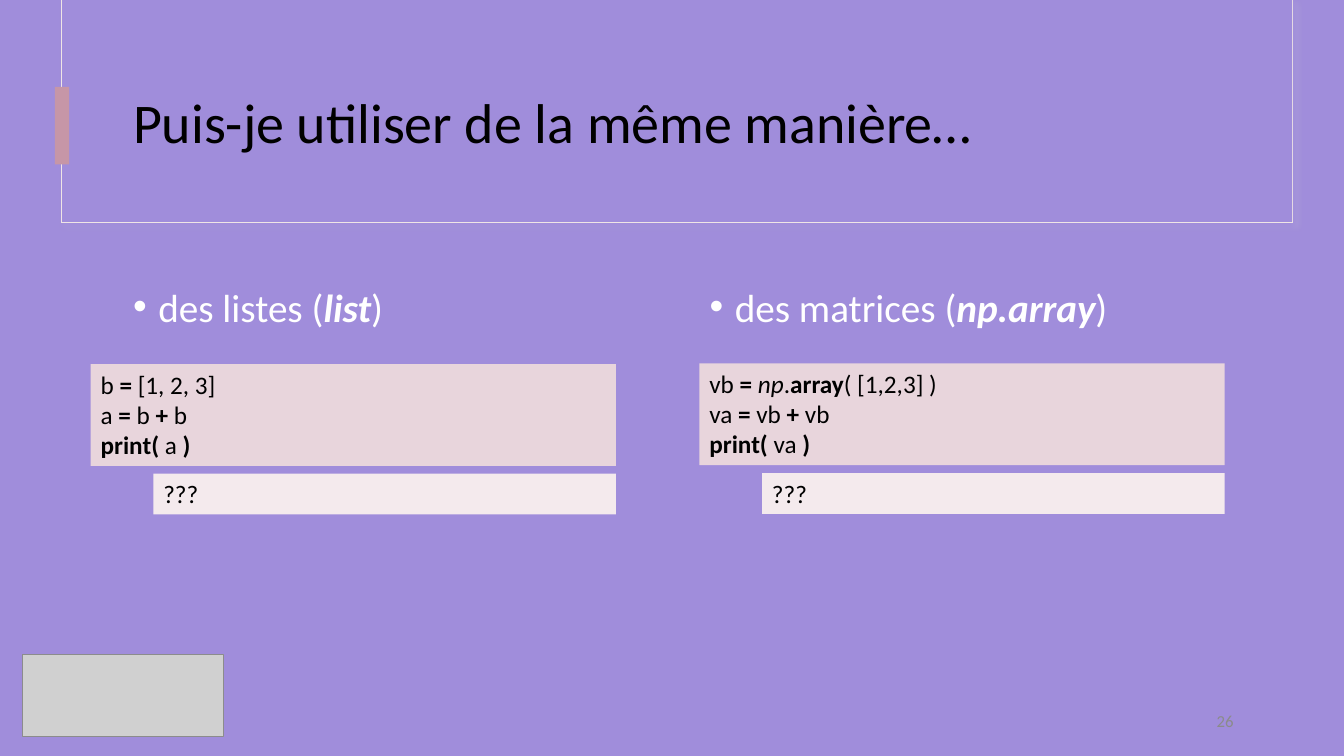
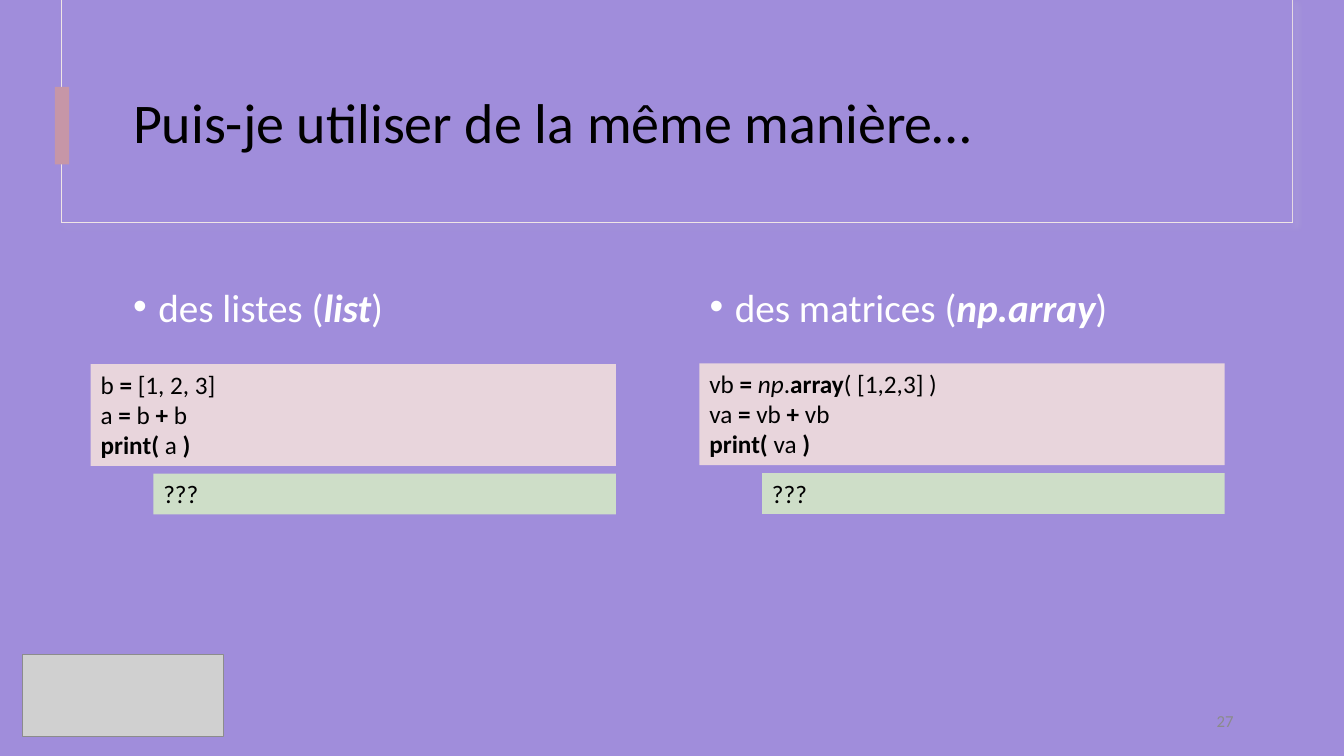
Before and after one commit to IOGS-Digital-Methods/semester-5, a slide deck: slide 27 of s5_outils_numeriques/b1_outils_numeriques/seance1_demistifier_python/B1_1_Demystifier_Python.pptx (slide 26 before the commit). Drawn at 1344x756 pixels with LibreOffice and Linux fonts; fonts in the diff are those of the drawing; grey boxes stand for pictures. Boxes give left, top, right and bottom in pixels: in the first picture for what was removed or moved away, otherwise in the second. Text is boxed around its words. In the diff, an @@ line names an element or a change of style, - is before the commit and + after.

```diff
--- a/s5_outils_numeriques/b1_outils_numeriques/seance1_demistifier_python/B1_1_Demystifier_Python.pptx
+++ b/s5_outils_numeriques/b1_outils_numeriques/seance1_demistifier_python/B1_1_Demystifier_Python.pptx
@@ rectangle "???" at box(153, 474, 616, 514): fill #F4EAED to #CEDEC8 @@
@@ rectangle "???" at box(762, 474, 1225, 514): fill #F4EAED to #CEDEC8 @@
```
Also in this commit, not shown: 6 other slides changed, 1 slide added, 3 other files.
